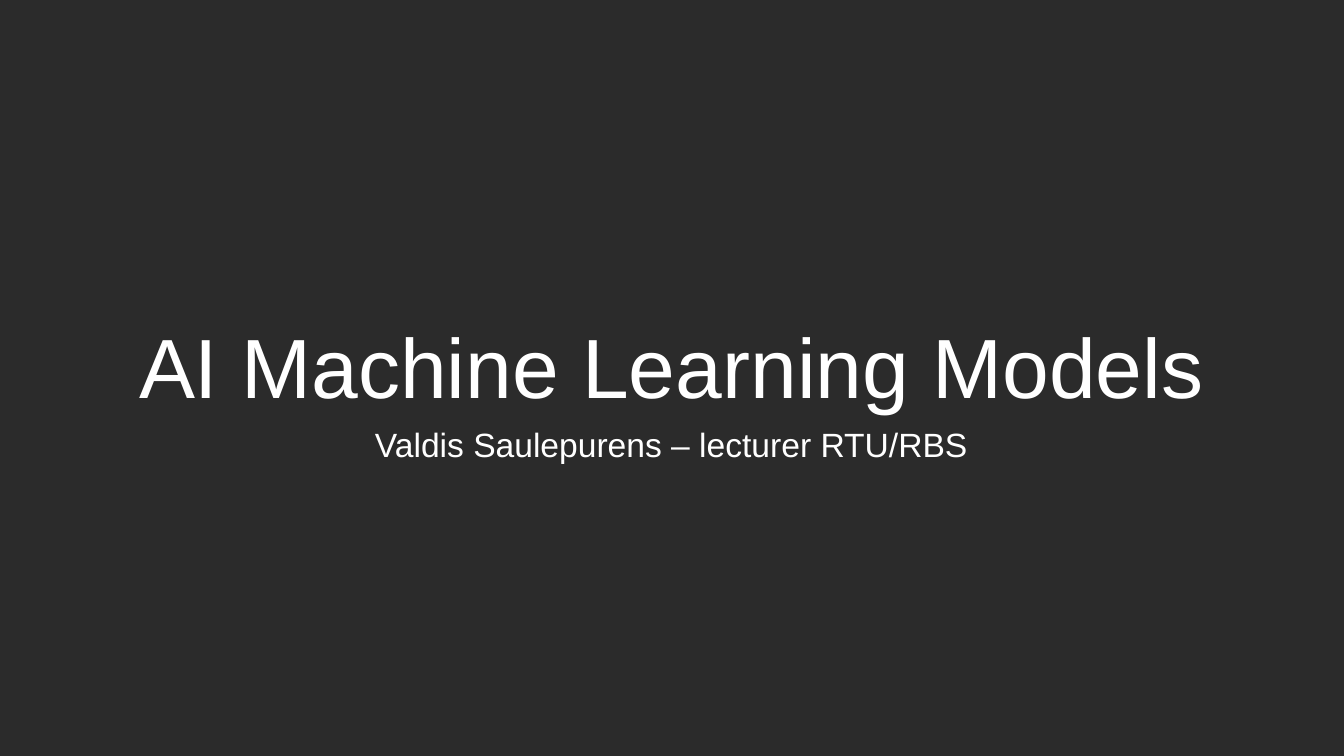
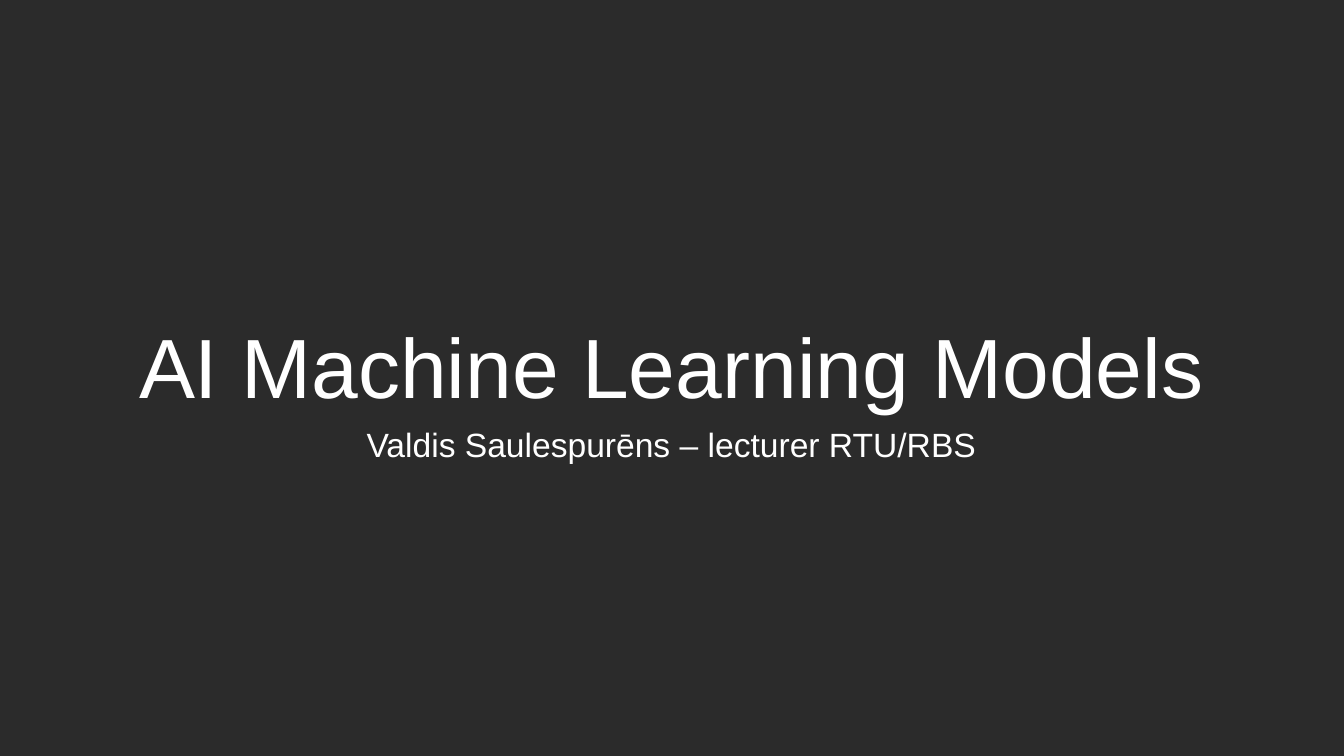
Before and after one commit to ValRCS/RBS_LIFT_AI_ML_Models, a slide deck: slide 1 of Kursa_sakums_beigas.pptx. Drawn at 1344x756 pixels with LibreOffice and Linux fonts; fonts in the diff are those of the drawing; background and template pictures are left out; a plain dark background stands for a picture behind light text. Boxes give left, top, right and bottom in pixels: in the first picture for what was removed or moved away, otherwise in the second. Text is boxed around its words. In the diff, an @@ line names an element or a change of style, - is before the commit and + after.

```diff
--- a/Kursa_sakums_beigas.pptx
+++ b/Kursa_sakums_beigas.pptx
@@ text at (367, 432, 976, 464): text changed @@
-Valdis Saulepurens – lecturer RTU/RBS
+Valdis Saulespurēns – lecturer RTU/RBS
```
